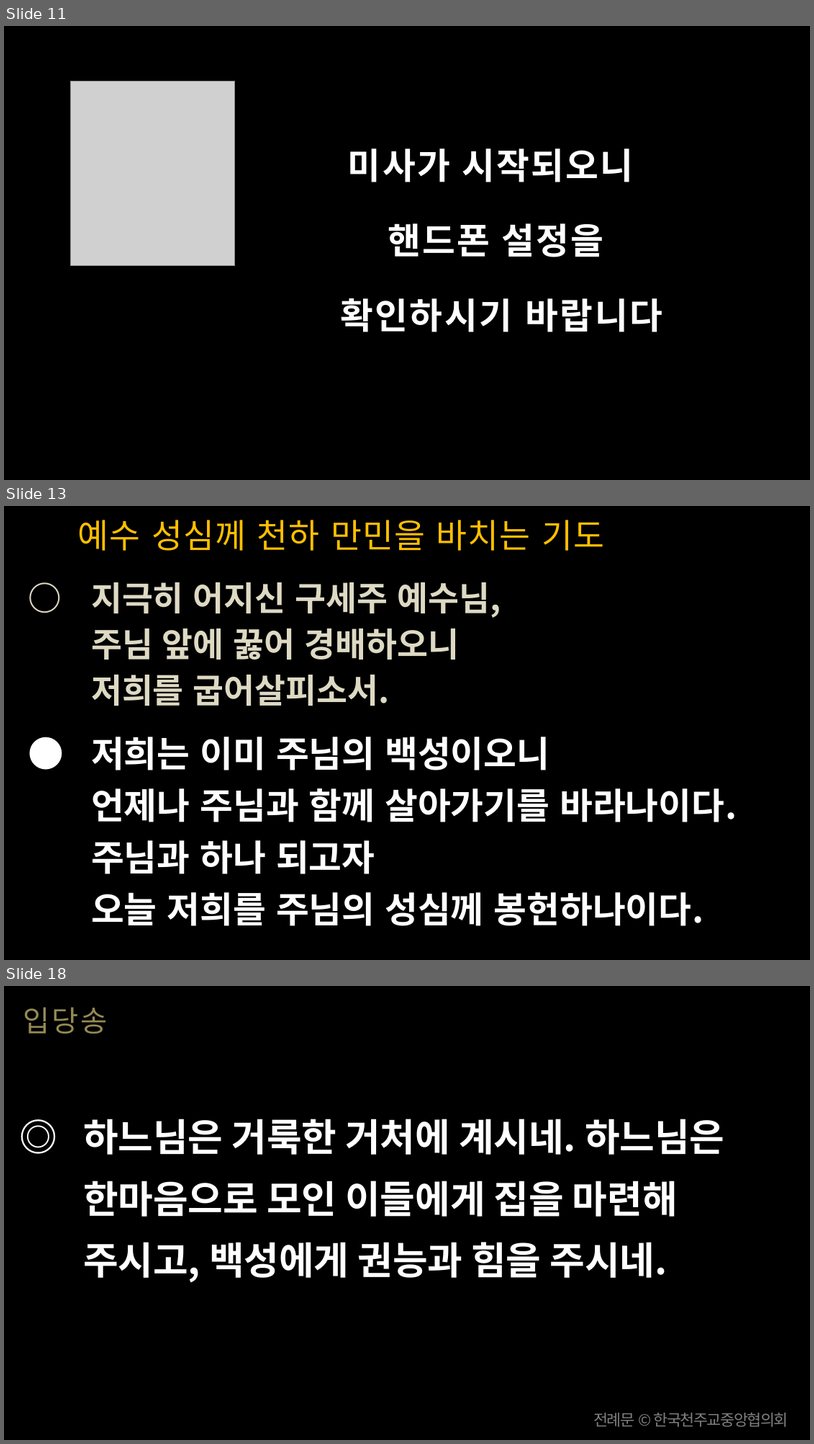
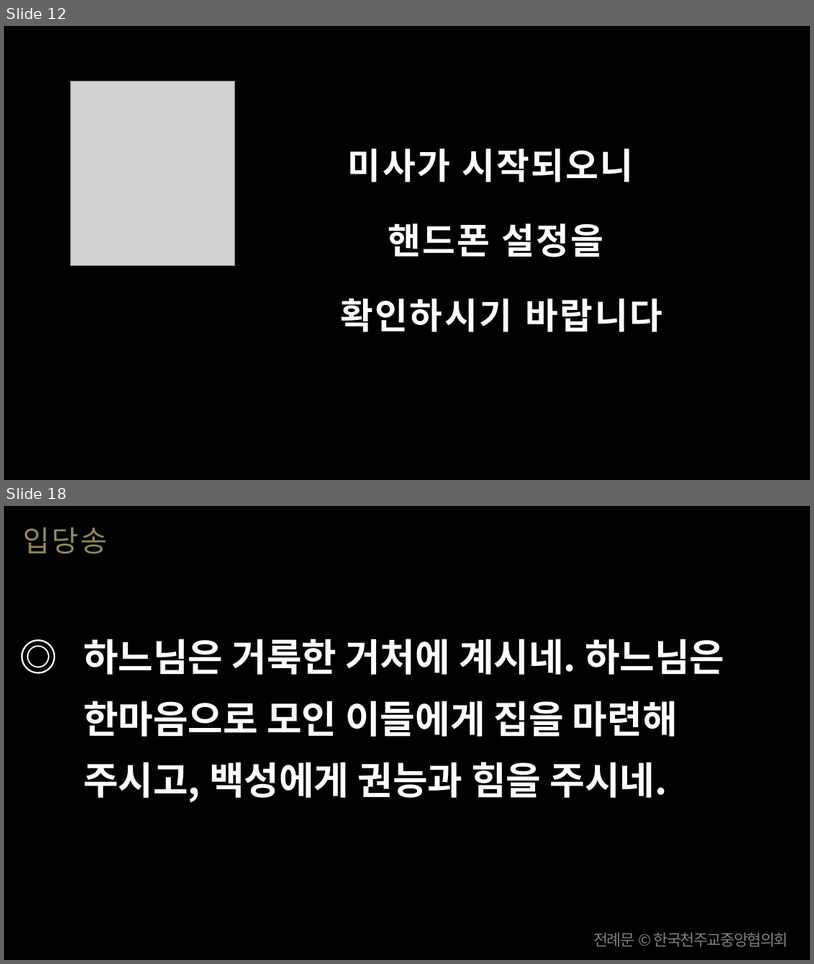
Before and after one commit to scottpark/missa_ppt, a slide deck: 20260726/20260726_연중 제17주일.pptx. Shown one above the other, each under a label of ours: slides 11, 13 and 18 before the commit, slides 12 and 18 after it; the slides between them are not shown. The pictures are 814x1444 and 814x964 pixels, drawn with LibreOffice and Linux fonts; fonts in the diff are those of the drawing; grey boxes stand for pictures. Boxes give left, top, right and bottom in pixels: in the first picture for what was removed or moved away, otherwise in the second. Text is boxed around its words. In the diff, an @@ line names an element or a change of style, - is before the commit and + after.

```diff
--- a/20260726/20260726_연중 제17주일.pptx
+++ b/20260726/20260726_연중 제17주일.pptx
@@ slide 13 removed at bbox=[4, 506, 810, 960], background #000000 @@
@@ text removed at bbox=[78, 520, 604, 551] @@
-예수 성심께 천하 만민을 바치는 기도
@@ text removed at bbox=[91, 582, 737, 926] @@
-○ 지극히 어지신 구세주 예수님,
-주님 앞에 꿇어 경배하오니
-저희를 굽어살피소서.
-● 저희는 이미 주님의 백성이오니
-언제나 주님과 함께 살아가기를 바라나이다.
-주님과 하나 되고자
-오늘 저희를 주님의 성심께 봉헌하나이다.
@@ what was slide 11 is now slide 12 @@
```
Also in this commit, not shown: 19 slides changed, 32 slides added, 15 other slides removed, 51 other files.
